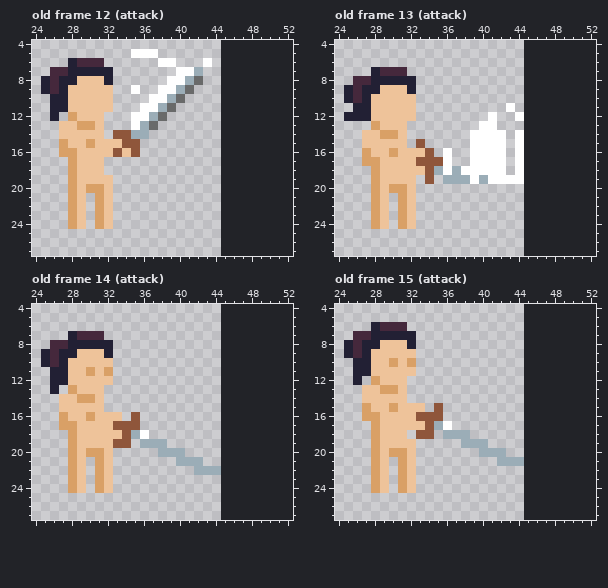
Two versions of one pixel-art file, dist/assets/hero.aseprite. Above, as it was before the edit.
30x30 pixels, 15 frames. Shown: old frame 12 (attack): x 24..52, y 4..27; old frame 13 (attack): x 24..52, y 4..27; old frame 14 (attack): x 24..52, y 4..27; old frame 15 (attack): x 24..52, y 4..27. The old version is drawn lined up with the new one, on the new canvas. The commit also changed other frames, which this record leaves out.
The same view after the edit:
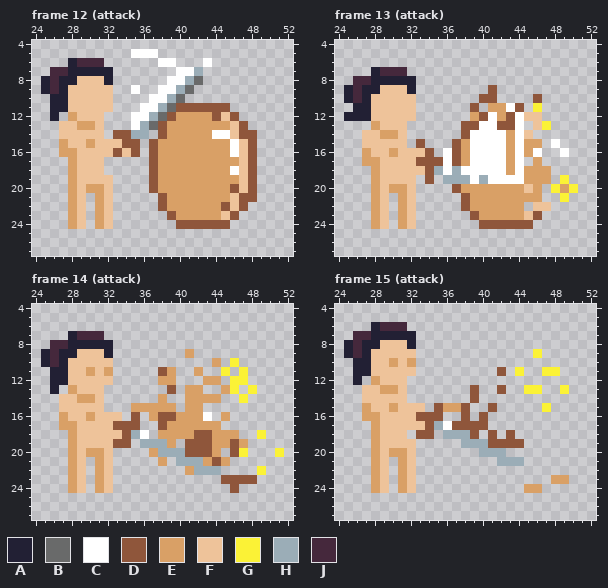
Palette (. is transparent): A #222034  B #696a6a  C #ffffff  D #8f563b  E #d9a066  F #eec39a  G #fbf236  H #9badb7  J #45283c
A new or re-ordered frame is compared with the old frame closest to it.
The exact change:
canvas 30x30 -> 60x30, the old top-left corner now at 15,0
frames 15 -> 17
Changed rows in their new state; - is an unchanged pixel.
Frame 12 (attack) is new; against old frame 12 (attack):
first column x 37:
11 ---DDDDDD---
12 --DEEEEDFD--
13 -DEEEEEEEFD-
14 -DEEEEECCFDD
15 DEEEEEEEECFD
16 DEEEEEEEECFD
17 DEEEEEEEEEFD
18 DEEEEEEEECFD
19 DEEEEEEEEEFD
20 DEEEEEEEEDFD
21 -DEEEEEEEFDD
22 -DEEEEEEDFD-
23 --DEEEEEFD--
24 ---DDDDDD---
Frame 13 (attack) is new; against old frame 13 (attack):
first column x 37:
 9 ----D---------
10 ---DD----D----
11 --D-EE-D-G----
12 --ED-ED-FF----
13 -DD--DDC-FG---
14 -D----E-F-----
15 DE----E-EE-C--
16 DE----E-EC--C-
17 DE----E--E----
18 ------E-EEE---
19 --------EEE-G-
20 DEEEEEEEFE-GEG
21 -DEEEEEEEE--G-
22 -DEEEEEE-FF---
23 --DEEEEEFD----
24 ---DDDDDD-----
Frame 14 (attack) is new; against old frame 14 (attack):
first column x 35:
 9 ------E----------
10 ---------E-G-----
11 ---DE--E--G-G----
12 ---EE---EE-GG----
13 ----D-EE--EG-G---
14 ---E--EEEE--G----
15 EEEEE-EE---------
16 --EDDEEEC-E------
17 ---DEEEEEE-------
18 ---EEEEDDEEE--G--
19 ----E-DDDEEDE----
20 --E---DDDE-DG---G
21 ---E----EDE------
22 ------E-------G--
23 ----------DDDD---
24 -----------D-----
Frame 15 (attack) is new; against old frame 15 (attack):
first column x 36:
 9 ----------G---
11 ------D-G--GG-
13 ---D--D--GG--G
14 ---D----------
15 EED--D-----G--
16 --D-D---------
17 -DDDD---------
18 ---D-D-D------
19 -----DDDD-----
first column x 45:
23 ---EE
24 EE---
Pixel boxes of the changes (left, top, right, bottom) in both pictures:
added: (149, 103, 257, 229)
added: (452, 85, 578, 229)
added: (131, 349, 284, 493)
added: (443, 349, 569, 493)
